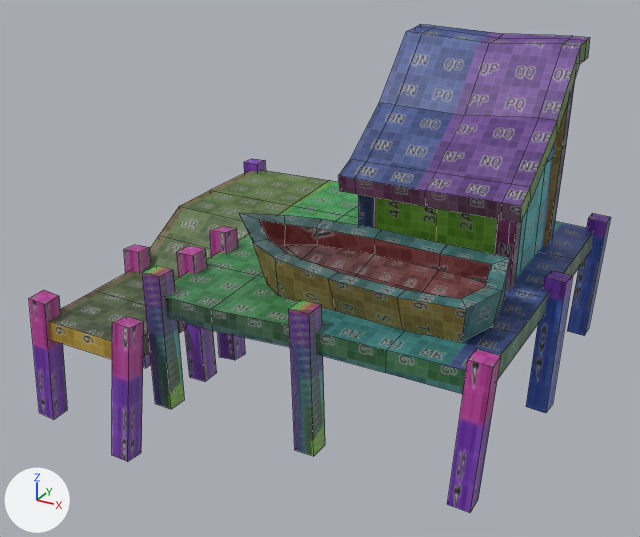
An edit to the FBX model Assets/Models/fisherman.fbx, drawn before and after from the same camera.
Camera for both pictures: a camera (50 mm lens) standing at (6.77, -12.42, 7.36) and looking at (-0.09, 0.07, 1.11). Arrows for +X, +Y and +Z are at lower left; the lights stay in place. Mesh edges are drawn as thin lines. Where no turn or scale is listed for an object, it has been applied to the vertices.

Names of what the first picture shows: 'fisherman'.
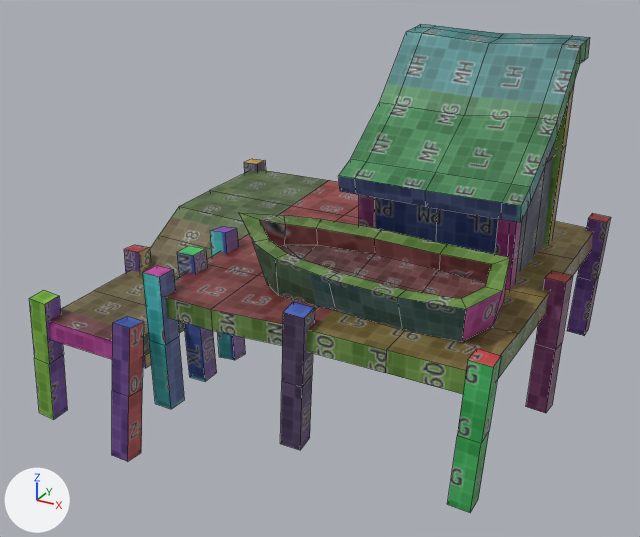
Where the newer file only moved an object's origin or applied its transform, the numbers keep the older frame.

What the commit changed:
me_cube_003 is used by ob_fisherman; location (0.0, 0.0, 0.0).
me_cube_003 had 343 vertices, 295 faces and spanned x -4.21..4.06, y -3.31..4.1, z -1.47..4.97.
me_cube_003 now has 395 vertices, 347 faces and spans x -4.21..4.06, y -3.31..4.1, z -1.47..4.97.
me_cube_003 part 1: the loose piece of 8 vertices spanning x 0.87..1.3, y -2.64..-2.27, z -0.68..1.72 is rebuilt with 12 vertices and now spans x 0.59..1.11, y -2.61..-2.14, z -0.77..1.65.
Part 2, on me_cube_003:
4 faces are deleted.
4 vertices are added at (4.01, 0.53, 0.35), (4.03, 0.87, 0.34), (3.67, 0.55, 0.36), (3.69, 0.9, 0.35).
8 new faces join them.
Part 3, on me_cube_003:
24 faces are deleted.
24 vertices are added at x -4.08..-1.46, y -3.19..-0.27, z -0.28..0.5.
48 new faces join them.
Part 4, on me_cube_003:
16 faces are deleted.
16 vertices are added at x -3.94..3.94, y 3.53..4.01, z 0.34..0.37.
32 new faces join them.
Part 5, on me_cube_003:
4 faces are deleted.
4 vertices are added at (3.49, -2.55, 0.38), (3.48, -2.21, 0.38), (3.83, -2.2, 0.36), (3.83, -2.55, 0.36).
8 new faces join them.
me_cube_003 part 6: 239 kept faces spanning x -4.21..4.06, y -3.31..4.1, z -1.47..4.97 get new texture (UV) coordinates.

Where the change shows, as pixel boxes (x1, y1, x2, y2) in the pictures (640 x 537 px):
part 1 of me_cube_003, rebuilt
    before: (289, 300, 325, 456)
    after: (280, 302, 315, 450)
part 2 of me_cube_003, built on
    both: (526, 276, 573, 413)
part 3 of me_cube_003, built on
    both: (29, 228, 246, 462)
part 4 of me_cube_003, built on
    both: (244, 161, 611, 336)
part 5 of me_cube_003, built on
    both: (447, 357, 501, 513)
part 6 of me_cube_003, surface changed
    both: (30, 24, 611, 394)
